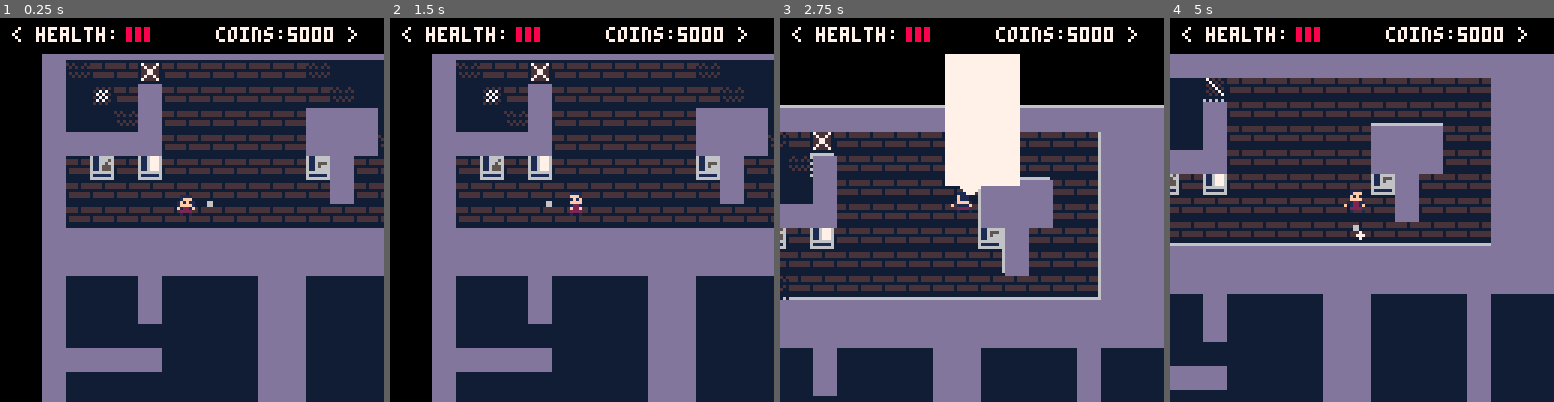
Above: before the commit, frames 1-4 (left to right).
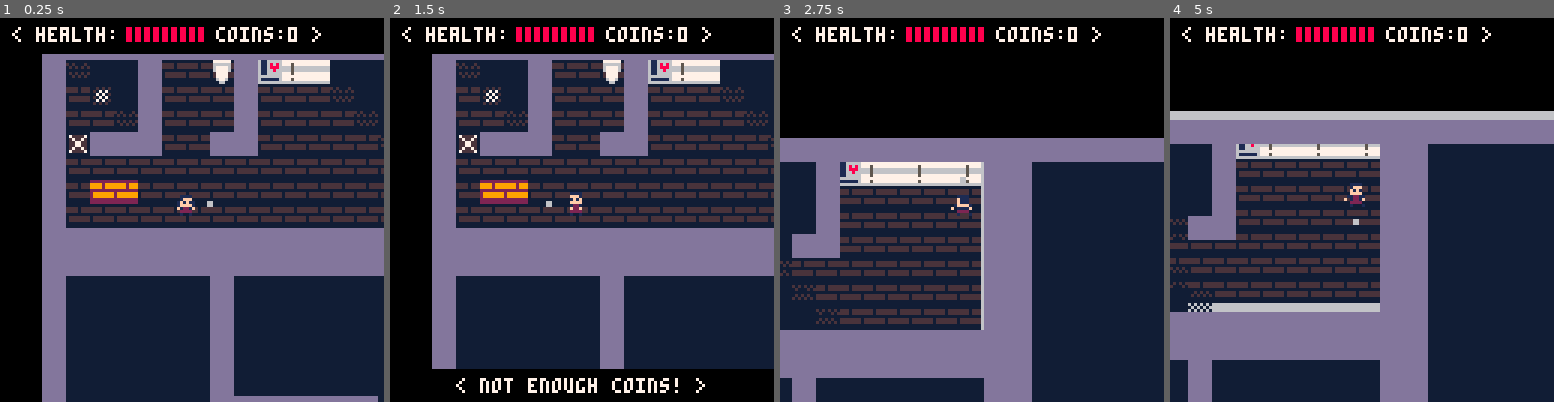
Above: after the commit, the same moments.

Repository: TripleADC/ZombiePico8
Game: PICO-8 cartridge zom8.p8
Same seed, same stepped clock (60 frames per second), same inputs: the game is played once before the commit and once after it.
Inputs:
- Up to frame 1 (0.25 s): no input
- Up to frame 2 (1.5 s): tap X (X key) at 0.33, 1.07 s; tap O (Z key) at 0.7 s
- Up to frame 3 (2.75 s): hold Right 1.6-2.1 s; tap O (Z key) at 1.7, 2.1, 2.5 s; tap X (X key) at 1.85 s; hold Up 2.15-2.42 s; hold Right from 2.47 s (still down)
- Up to frame 4 (5 s): tap O (Z key) every 0.4 s from 2.9 to 4.9 s; tap X (X key) at 2.97, 4.08 s; release Right at 3.03 s; hold Left 3.08-3.58 s; hold Down 3.63-3.97 s; hold Right 4.02-4.68 s; hold Up from 4.73 s (still down)

The runs differ from the first frame. In frame 1, 20% of the frame differs, in the area x 17-99%, y 2-100%; in frame 2, 25%; in frame 3, 54%; in frame 4, 64%, in the area x 0-100%, y 2-100%.

Commit message:
Updated map
Added decor to the map
Tweaked bomb information

Diff:
--- a/zom8.p8
+++ b/zom8.p8
@@ -191,7 +191,7 @@
         max_dy=0.4,
         accel=0.1,
 
-        health=3,
+        health=9,
 
         shielded=false,
         invincible_frames=0,
@@ -202,13 +202,13 @@
         facing=1,
 
         -- 0 = pistol, 1 = shotgun, 2 = bomb, 3 = laser
-        weapon=3,
+        weapon=0,
         reload_frames=0,
 
         laser_charging=false,
         laser_timer=0,
 
-        coins=5000,
+        coins=0,
 
         -- functions
         control=function(self, c)
@@ -315,13 +315,13 @@
                 self.laser_charging = false
 
                 if self.facing == 1 then -- right
-                    make_laser(self.x + 1, self.y - 1, self.x + 16, self.y + 1)
+                    make_laser(self.x + 1, self.y - 1.5, self.x + 16, self.y + 0.5)
                 elseif self.facing == 2 then -- down
-                    make_laser(self.x - 1, self.y + 1, self.x + 1, self.y + 16)
+                    make_laser(self.x - 1.5, self.y + 1, self.x + 0.5, self.y + 16)
                 elseif self.facing == 3 then -- left
-                    make_laser(self.x - 16, self.y - 1, self.x - 2, self.y + 1)
+                    make_laser(self.x - 16, self.y - 1.5, self.x - 2, self.y + 0.5)
                 else -- up
-                    make_laser(self.x - 1, self.y - 16, self.x + 1, self.y - 2)
+                    make_laser(self.x - 1.5, self.y - 16, self.x + 0.5, self.y - 2)
                 end
             end
 
@@ -822,7 +822,7 @@
                 h=0.25,
                 dx=pdx,
                 dy=pdy,
-                timer = 45,
+                timer = 20,
 
                 draw=function(self)
                     rect(self.x*8 - 16, self.y*8 - 16, self.x*8 + 16, self.y*8 + 16, 7)
@@ -844,8 +844,8 @@
                         self.y+=self.dy
                     end
 
-                    self.dx *= (frict - 0.075)
-                    self.dy *= (frict - 0.075)
+                    self.dx *= (frict-0.3)
+                    self.dy *= (frict-0.3)
 
                     self.timer -= 1
                     if(self.timer == 0) then
@@ -1074,13 +1074,14 @@
         -- adding new row
         for i=0, map_width do
             if(p.x - 9 <= i and i <= p.x + 9) and (p.y - 9 <= j and j <= p.y + 9) then
-                if ((m[j][i] == 0 or m[j][i] > 10) and not (j == flr(p.y) and i == flr(p.x))) and not surround_light(i, j, m) then
+                if ((m[j][i] == 0 or m[j][i] > 10) and not surround_light(i, j, m, p) and not (j == flr(p.y) and i == flr(p.x))) or
+                    (not surround_light(i,j,m,p) and surround_only_decor(i,j,m)) then
                     spr(11, i*8, j*8)
                 end
                 if m[j][i] == 11 then
                     spr(10, i*8, j*8)
                 end
-                if solid(i, j) and not fget(mget(i, j),1) then
+                if solid(i, j) and not fget(mget(i, j),1) and not fget(mget(i, j),2) then
                     spr(3,i*8,j*8)
                 end
             end
@@ -1088,7 +1089,7 @@
     end
 end
 
-function surround_light(x, y, m)
+function surround_light(x, y, m, pl)
     if(x == 0 or y == 0 or x == map_width or y == map_height) then
         return false
     end
@@ -1096,11 +1097,23 @@
         -- check adjacent tiles in the cardinal directions
         local tileval = m[y + key_direction[i].y][x + key_direction[i].x]
 
-        if(tileval > 0 and tileval <= 10) then
+        if(tileval > 0 and tileval <= 10) or (tileval == 0 and (y + key_direction[i].y == flr(pl.y)) and (x + key_direction[i].x == flr(pl.x))) then
             return true
         end
     end
     return false
+end
+
+function surround_only_decor(x, y, m)
+    if(x == 0 or y == 0 or x == map_width or y == map_height) then
+        return true
+    end
+    for i = 0, 3 do
+        if(not fget(mget(x + key_direction[i].x, y + key_direction[i].y), 2)) then
+            return false
+        end
+    end
+    return true
 end
 
 function pathfind(t)
@@ -1317,22 +1330,22 @@
 00666600000000000000000000000000000000000000000000000000000000000000000000000000000000000000000000000000000000000000000000000000
 00666600000000000000000000000000000000000000000000000000000000000000000000000000000000000000000000000000000000000000000000000000
 00000000000000000000000000000000000000000000000000000000000000000000000000000000000000000000000000000000000000000000000000000000
-00000000000000000000000000000000000000000000000000000000000000000000000000000000000000000000000000000000000000000000000000000000
-00000000000000000000000000000000000000000000000000000000000000000000000000000000000000000000000000000000000000000000000000000000
-00000000000000000000000000000000000000000000000000000000000000000000000000000000000000000000000000000000000000000000000000000000
-00000000000000000000000000000000000000000000000000000000000000000000000000000000000000000000000000000000000000000000000000000000
-00000000000000000000000000000000000000000000000000000000000000000000000000000000000000000000000000000000000000000000000000000000
-00000000000000000000000000000000000000000000000000000000000000000000000000000000000000000000000000000000000000000000000000000000
-00000000000000000000000000000000000000000000000000000000000000000000000000000000000000000000000000000000000000000000000000000000
-00000000000000000000000000000000000000000000000000000000000000000000000000000000000000000000000000000000000000000000000000000000
-00000000000000000000000000000000000000000000000000000000000000000000000000000000000000000000000000000000000000000000000000000000
-00000000000000000000000000000000000000000000000000000000000000000000000000000000000000000000000000000000000000000000000000000000
-00000000000000000000000000000000000000000000000000000000000000000000000000000000000000000000000000000000000000000000000000000000
-00000000000000000000000000000000000000000000000000000000000000000000000000000000000000000000000000000000000000000000000000000000
-00000000000000000000000000000000000000000000000000000000000000000000000000000000000000000000000000000000000000000000000000000000
-00000000000000000000000000000000000000000000000000000000000000000000000000000000000000000000000000000000000000000000000000000000
-00000000000000000000000000000000000000000000000000000000000000000000000000000000000000000000000000000000000000000000000000000000
-00000000000000000000000000000000000000000000000000000000000000000000000000000000000000000000000000000000000000000000000000000000
+22222222a777777a7777777777777777ab3aab3a0000000000000000000000000000000000000000000000000000000000000000000000000000000000000000
+99992999c666666c7775777777777777bbb3bb330000000000000000000000000000000000000000000000000000000000000000000000000000000000000000
+99992999c677776c6665666666666666b333b3330000000000000000000000000000000000000000000000000000000000000000000000000000000000000000
+22222222a677776a6665666666666666373333730000000000000000000000000000000000000000000000000000000000000000000000000000000000000000
+29999999ac7777cc7775777777777777a633336c0000000000000000000000000000000000000000000000000000000000000000000000000000000000000000
+29999999ac7777cc7777777777777777a677776c0000000000000000000000000000000000000000000000000000000000000000000000000000000000000000
+22222222aa6776aa7775777777777777aa6666aa0000000000000000000000000000000000000000000000000000000000000000000000000000000000000000
+22222222aaa66aaa6666666666666666aaa66aaa0000000000000000000000000000000000000000000000000000000000000000000000000000000000000000
+aaa667666676aaaa777777777777777777777777aaa7776a77777777000000000000000000000000000000000000000000000000000000000000000000000000
+ccc7776666777ccc776666677777777777777777ccc7776c77777777000000000000000000000000000000000000000000000000000000000000000000000000
+ccc7776666777ccc776666677777666777777777ccc7776c77777777000000000000000000000000000000000000000000000000000000000000000000000000
+aaa7776666777aaab76666677666666777777777aaa7776a77777777000000000000000000000000000000000000000000000000000000000000000000000000
+acc7776666777ccc737767777666666777777777ac67776c77777777000000000000000000000000000000000000000000000000000000000000000000000000
+acc7776666777ccc767666767666777777777777a677766c77777777000000000000000000000000000000000000000000000000000000000000000000000000
+aaa7766666677aaa777777777777777777777777a7776aaa77777777000000000000000000000000000000000000000000000000000000000000000000000000
+aaa6666666666aaa666666666666666666666666aa6666aa77777777000000000000000000000000000000000000000000000000000000000000000000000000
 00000000000000000000000000000000000000000000000000000000000000000000000000000000000000000000000000000000000000000000000000000000
 00000000000000000000000000000000000000000000000000000000000000000000000000000000000000000000000000000000000000000000000000000000
 00000000000000000000000000000000000000000000000000000000000000000000000000000000000000000000000000000000000000000000000000000000
@@ -1343,38 +1356,38 @@
 00000000000000000000000000000000000000000000000000000000000000000000000000000000000000000000000000000000000000000000000000000000
 20202020202020202020202020202020202020202020202020202020202020200000000000000000000000000000000000000000000000000000000000000000
 __gff__
-0000010001000000010000000000000000000000000000000000000000000000000000000000000000000000000000000000030303030300000000000000000000000000000000000000000000000000000000000000000000000000000000000000000000000000000000000000000000000000000000000000000000000000
+0000010001000000010000000000000000000000000000000000000000000000000000000000000000000000000000000000030303030300000000000000000000000000000000000000000000000000000505050500000000000000000000000000050505040500000000000000000000000000000000000000000000000000
 0000000000000000000000000000000000000000000000000000000000000000000000000000000000000000000000000000000000000000000000000000000000000000000000000000000000000000000000000000000000000000000000000000000000000000000000000000000000000000000000000000000000000000
 __map__
 0202020202020202020202020202020202020202020202020202020202020202000000000000000000000000000000000000000000000000000000000000000000000000000000000000000000000000000000000000000000000000000000000000000000000000000000000000000000000000000000000000000000000000
-0205050507050505050505050505050508080805050505050505050505050502000000000000000000000000000000000000000000000000000000000000000000000000000000000000000000000000000000000000000000000000000000000000000000000000000000000000000000000000000000000000000000000000
-0205060502050505050505050505050508080805050505050505050505050502000000000000000000000000000000000000000000000000000000000000000000000000000000000000000000000000000000000000000000000000000000000000000000000000000000000000000000000000000000000000000000000000
-0205050502050505050505020202050502020205050505050505050505050502000000000000000000000000000000000000000000000000000000000000000000000000000000000000000000000000000000000000000000000000000000000000000000000000000000000000000000000000000000000000000000000000
-0202020202050505050505020202050502020205050505050505050505050502000000000000000000000000000000000000000000000000000000000000000000000000000000000000000000000000000000000000000000000000000000000000000000000000000000000000000000000000000000000000000000000000
-0205350536050505050505330205050502020205050505050505050505050502000000000000000000000000000000000000000000000000000000000000000000000000000000000000000000000000000000000000000000000000000000000000000000000000000000000000000000000000000000000000000000000000
-0205050505050505050505050205050502020205050505050505050505050502000000000000000000000000000000000000000000000000000000000000000000000000000000000000000000000000000000000000000000000000000000000000000000000000000000000000000000000000000000000000000000000000
-0205050505050505050505050505050502020205050505050505050505050502000000000000000000000000000000000000000000000000000000000000000000000000000000000000000000000000000000000000000000000000000000000000000000000000000000000000000000000000000000000000000000000000
-0202020202020202020202020808020202020205050505050505050505050502000000000000000000000000000000000000000000000000000000000000000000000000000000000000000000000000000000000000000000000000000000000000000000000000000000000000000000000000000000000000000000000000
-0202020202020202020202020808020202020205050505050505050505050502000000000000000000000000000000000000000000000000000000000000000000000000000000000000000000000000000000000000000000000000000000000000000000000000000000000000000000000000000000000000000000000000
-0205050502050505050202050505050205050505050505050505050505050502000000000000000000000000000000000000000000000000000000000000000000000000000000000000000000000000000000000000000000000000000000000000000000000000000000000000000000000000000000000000000000000000
-0205060502050505050202050505050205050505050505050505050505050502000000000000000000000000000000000000000000000000000000000000000000000000000000000000000000000000000000000000000000000000000000000000000000000000000000000000000000000000000000000000000000000000
-0205050507050505050202050505050205050505050505050505050505050502000000000000000000000000000000000000000000000000000000000000000000000000000000000000000000000000000000000000000000000000000000000000000000000000000000000000000000000000000000000000000000000000
-0202020202050505050202050505050205050505050505050505050505050502000000000000000000000000000000000000000000000000000000000000000000000000000000000000000000000000000000000000000000000000000000000000000000000000000000000000000000000000000000000000000000000000
-0205050505050505050808050505050205050505050505050505050505050502000000000000000000000000000000000000000000000000000000000000000000000000000000000000000000000000000000000000000000000000000000000000000000000000000000000000000000000000000000000000000000000000
-0205050505050505050808050505050205050505050505050505050505050502000000000000000000000000000000000000000000000000000000000000000000000000000000000000000000000000000000000000000000000000000000000000000000000000000000000000000000000000000000000000000000000000
-0208080808080808020202050505050505050505050505050505050505050502000000000000000000000000000000000000000000000000000000000000000000000000000000000000000000000000000000000000000000000000000000000000000000000000000000000000000000000000000000000000000000000000
-0205050505050205050505050505050505050505050505050505050505050502000000000000000000000000000000000000000000000000000000000000000000000000000000000000000000000000000000000000000000000000000000000000000000000000000000000000000000000000000000000000000000000000
-0205050505053205050505050505050505050505050505050505050505050502000000000000000000000000000000000000000000000000000000000000000000000000000000000000000000000000000000000000000000000000000000000000000000000000000000000000000000000000000000000000000000000000
+0205055102050551023252535253520202050505050505050505050505050502000000000000000000000000000000000000000000000000000000000000000000000000000000000000000000000000000000000000000000000000000000000000000000000000000000000000000000000000000000000000000000000000
+0205060502050505020505050505050202050505050505050505050505050502000000000000000000000000000000000000000000000000000000000000000000000000000000000000000000000000000000000000000000000000000000000000000000000000000000000000000000000000000000000000000000000000
+0205050502050505020505050505050202050505050505050505050505050502000000000000000000000000000000000000000000000000000000000000000000000000000000000000000000000000000000000000000000000000000000000000000000000000000000000000000000000000000000000000000000000000
+0207020202050502020505050505050202050505050505050505050505050502000000000000000000000000000000000000000000000000000000000000000000000000000000000000000000000000000000000000000000000000000000000000000000000000000000000000000000000000000000000000000000000000
+0205050505050505050505050505050202050505050505050505050505050502000000000000000000000000000000000000000000000000000000000000000000000000000000000000000000000000000000000000000000000000000000000000000000000000000000000000000000000000000000000000000000000000
+0205505005050505050505050505050202050505050505050505050505050502000000000000000000000000000000000000000000000000000000000000000000000000000000000000000000000000000000000000000000000000000000000000000000000000000000000000000000000000000000000000000000000000
+0205050505050505050505050505050202050505050505050505050505050502000000000000000000000000000000000000000000000000000000000000000000000000000000000000000000000000000000000000000000000000000000000000000000000000000000000000000000000000000000000000000000000000
+0202080808080802020202020202020202050505050505050505050505050502000000000000000000000000000000000000000000000000000000000000000000000000000000000000000000000000000000000000000000000000000000000000000000000000000000000000000000000000000000000000000000000000
+0202080808080802020202020202020202050505050505050505050505050502000000000000000000000000000000000000000000000000000000000000000000000000000000000000000000000000000000000000000000000000000000000000000000000000000000000000000000000000000000000000000000000000
+0235050505050502050505050505050202050505050505050505050505050502000000000000000000000000000000000000000000000000000000000000000000000000000000000000000000000000000000000000000000000000000000000000000000000000000000000000000000000000000000000000000000000000
+0205055005050502050605650505050202050505050505050505050505050502000000000000000000000000000000000000000000000000000000000000000000000000000000000000000000000000000000000000000000000000000000000000000000000000000000000000000000000000000000000000000000000000
+0205505005050502050566666605050202050505050505050505050505050502000000000000000000000000000000000000000000000000000000000000000000000000000000000000000000000000000000000000000000000000000000000000000000000000000000000000000000000000000000000000000000000000
+0205505005050502050564626305050202050505050505050505050505050502000000000000000000000000000000000000000000000000000000000000000000000000000000000000000000000000000000000000000000000000000000000000000000000000000000000000000000000000000000000000000000000000
+0205500505050502050505050505050202050505050505050505050505050502000000000000000000000000000000000000000000000000000000000000000000000000000000000000000000000000000000000000000000000000000000000000000000000000000000000000000000000000000000000000000000000000
+0205050505050502020202020202070202050505050505050505050505050502000000000000000000000000000000000000000000000000000000000000000000000000000000000000000000000000000000000000000000000000000000000000000000000000000000000000000000000000000000000000000000000000
+0205055005050554050505050505050808050505050505050505050505050502000000000000000000000000000000000000000000000000000000000000000000000000000000000000000000000000000000000000000000000000000000000000000000000000000000000000000000000000000000000000000000000000
+0205500261050505050505050505050808050505050505050505050505050502000000000000000000000000000000000000000000000000000000000000000000000000000000000000000000000000000000000000000000000000000000000000000000000000000000000000000000000000000000000000000000000000
+0205500261050505050505050505050808050505050505050505050505050502000000000000000000000000000000000000000000000000000000000000000000000000000000000000000000000000000000000000000000000000000000000000000000000000000000000000000000000000000000000000000000000000
+0205500261050505050505050505050808050505050505050505050505050502000000000000000000000000000000000000000000000000000000000000000000000000000000000000000000000000000000000000000000000000000000000000000000000000000000000000000000000000000000000000000000000000
+0205055405050554050505050505050808050505050505050505050505050502000000000000000000000000000000000000000000000000000000000000000000000000000000000000000000000000000000000000000000000000000000000000000000000000000000000000000000000000000000000000000000000000
+0205055005050502020202020202020202050505050505050505050505050502000000000000000000000000000000000000000000000000000000000000000000000000000000000000000000000000000000000000000000000000000000000000000000000000000000000000000000000000000000000000000000000000
+0205505005050502050505050505050202050505050505050505050505050502000000000000000000000000000000000000000000000000000000000000000000000000000000000000000000000000000000000000000000000000000000000000000000000000000000000000000000000000000000000000000000000000
+0205506002050502056666660506050202050505050505050505050505050502000000000000000000000000000000000000000000000000000000000000000000000000000000000000000000000000000000000000000000000000000000000000000000000000000000000000000000000000000000000000000000000000
+0205506002050502056666666505050202050505050505050505050505050502000000000000000000000000000000000000000000000000000000000000000000000000000000000000000000000000000000000000000000000000000000000000000000000000000000000000000000000000000000000000000000000000
+0205050554050502056364620505050202050505050505050505050505050502000000000000000000000000000000000000000000000000000000000000000000000000000000000000000000000000000000000000000000000000000000000000000000000000000000000000000000000000000000000000000000000000
+0205050505050507050505050505050202050505050505050505050505050502000000000000000000000000000000000000000000000000000000000000000000000000000000000000000000000000000000000000000000000000000000000000000000000000000000000000000000000000000000000000000000000000
+0202020202020202020202020202020202050505050505050505050505050502000000000000000000000000000000000000000000000000000000000000000000000000000000000000000000000000000000000000000000000000000000000000000000000000000000000000000000000000000000000000000000000000
 0205050505050505050505050505050505050505050505050505050505050502000000000000000000000000000000000000000000000000000000000000000000000000000000000000000000000000000000000000000000000000000000000000000000000000000000000000000000000000000000000000000000000000
 0205050505050505050505050505050505050505050505050505050505050502000000000000000000000000000000000000000000000000000000000000000000000000000000000000000000000000000000000000000000000000000000000000000000000000000000000000000000000000000000000000000000000000
 0205050505050505050505050505050505050505050505050505050505050502000000000000000000000000000000000000000000000000000000000000000000000000000000000000000000000000000000000000000000000000000000000000000000000000000000000000000000000000000000000000000000000000
 0205050505050505050505050505050505050505050505050505050505050502000000000000000000000000000000000000000000000000000000000000000000000000000000000000000000000000000000000000000000000000000000000000000000000000000000000000000000000000000000000000000000000000
-0205050505050505050505050505050205050505050505050505050505050502000000000000000000000000000000000000000000000000000000000000000000000000000000000000000000000000000000000000000000000000000000000000000000000000000000000000000000000000000000000000000000000000
-0205050505050505050505050505050205050505050505050505050505050502000000000000000000000000000000000000000000000000000000000000000000000000000000000000000000000000000000000000000000000000000000000000000000000000000000000000000000000000000000000000000000000000
-0205050505050505050505050505050205050505050505050505050505050502000000000000000000000000000000000000000000000000000000000000000000000000000000000000000000000000000000000000000000000000000000000000000000000000000000000000000000000000000000000000000000000000
-0205050505050505050505050505050205050505050505050505050505050502000000000000000000000000000000000000000000000000000000000000000000000000000000000000000000000000000000000000000000000000000000000000000000000000000000000000000000000000000000000000000000000000
-0205050505050505050505050505050205050505050505050505050505050502000000000000000000000000000000000000000000000000000000000000000000000000000000000000000000000000000000000000000000000000000000000000000000000000000000000000000000000000000000000000000000000000
-0205050505050505050505050505050205050505050505050505050505050502000000000000000000000000000000000000000000000000000000000000000000000000000000000000000000000000000000000000000000000000000000000000000000000000000000000000000000000000000000000000000000000000
-0205050505050505050505050505050205050505050505050505050505050502000000000000000000000000000000000000000000000000000000000000000000000000000000000000000000000000000000000000000000000000000000000000000000000000000000000000000000000000000000000000000000000000
-0205050505050505050505050505050205050505050505050505050505050502000000000000000000000000000000000000000000000000000000000000000000000000000000000000000000000000000000000000000000000000000000000000000000000000000000000000000000000000000000000000000000000000
-0205050505050505050505050505050205050505050505050505050505050502000000000000000000000000000000000000000000000000000000000000000000000000000000000000000000000000000000000000000000000000000000000000000000000000000000000000000000000000000000000000000000000000
